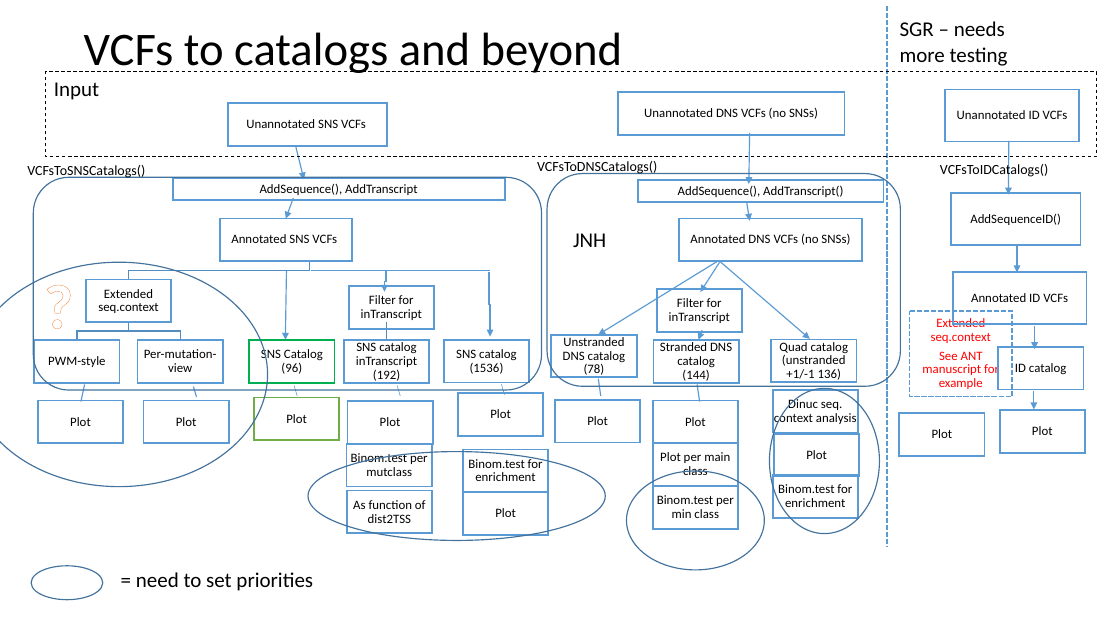
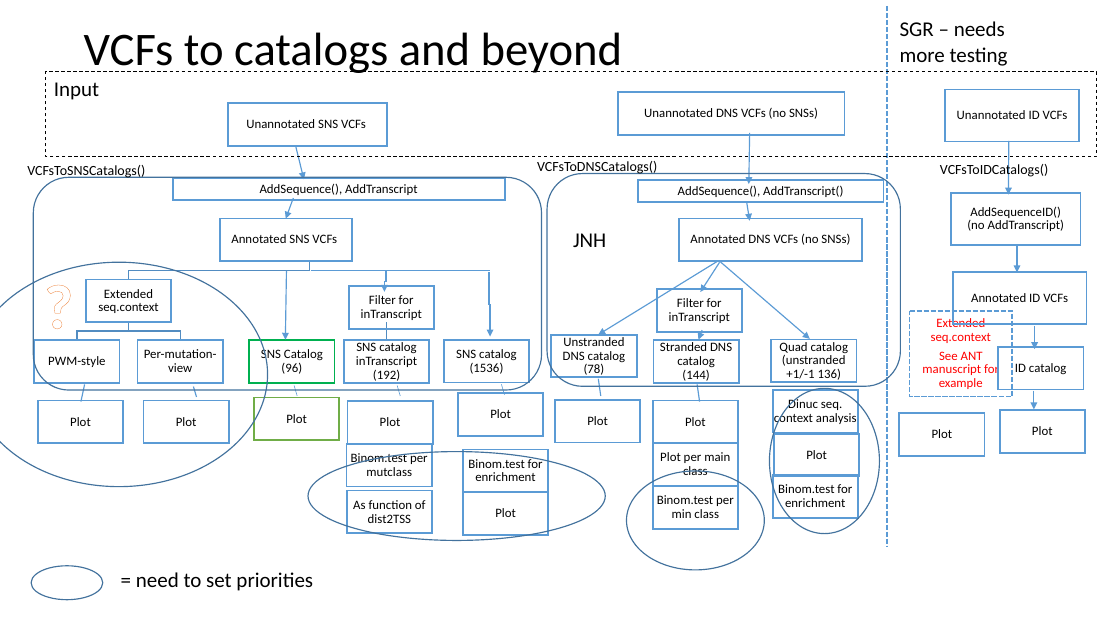
Before and after one commit to steverozen/ICAMS, a slide deck: slide 3 of data-raw/ICAMS-overview.pptx. Drawn at 1120x630 pixels with LibreOffice and Linux fonts; fonts in the diff are those of the drawing. Boxes give left, top, right and bottom in pixels: in the first picture for what was removed or moved away, otherwise in the second. Text is boxed around its words. In the diff, an @@ line names an element or a change of style, - is before the commit and + after.

```diff
--- a/data-raw/ICAMS-overview.pptx
+++ b/data-raw/ICAMS-overview.pptx
@@ text in freeform shape at (967, 220, 1064, 231): paragraph added @@
+(no AddTranscript)
```
Also in this commit, not shown: 2 other slides changed.
